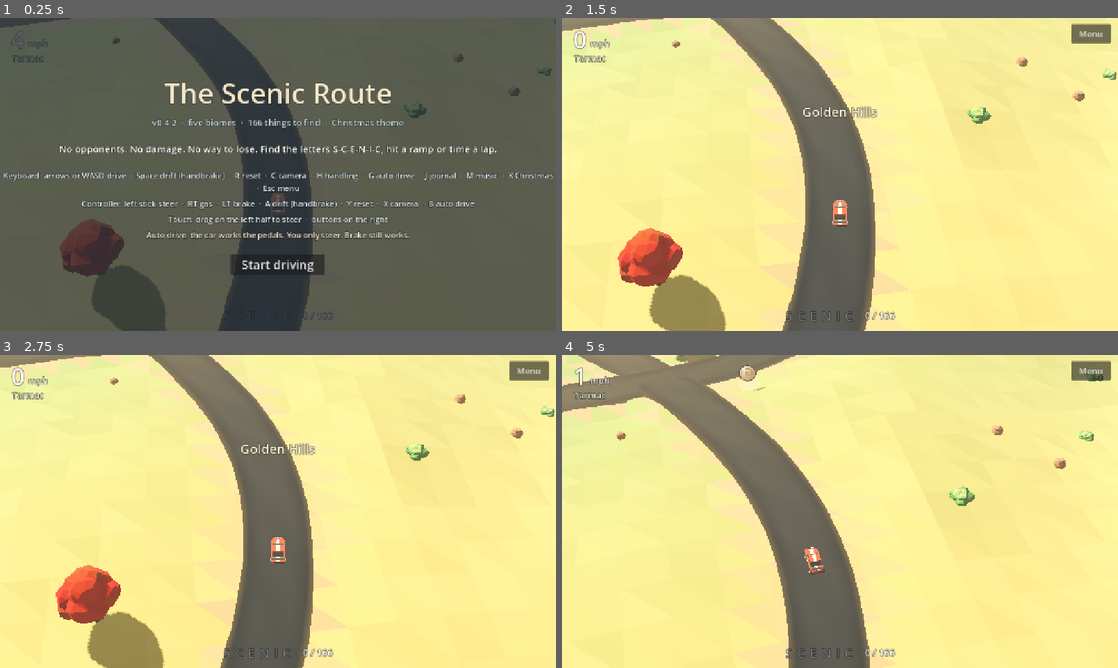
Above: before the commit, frames 1-4 (two rows, left to right).
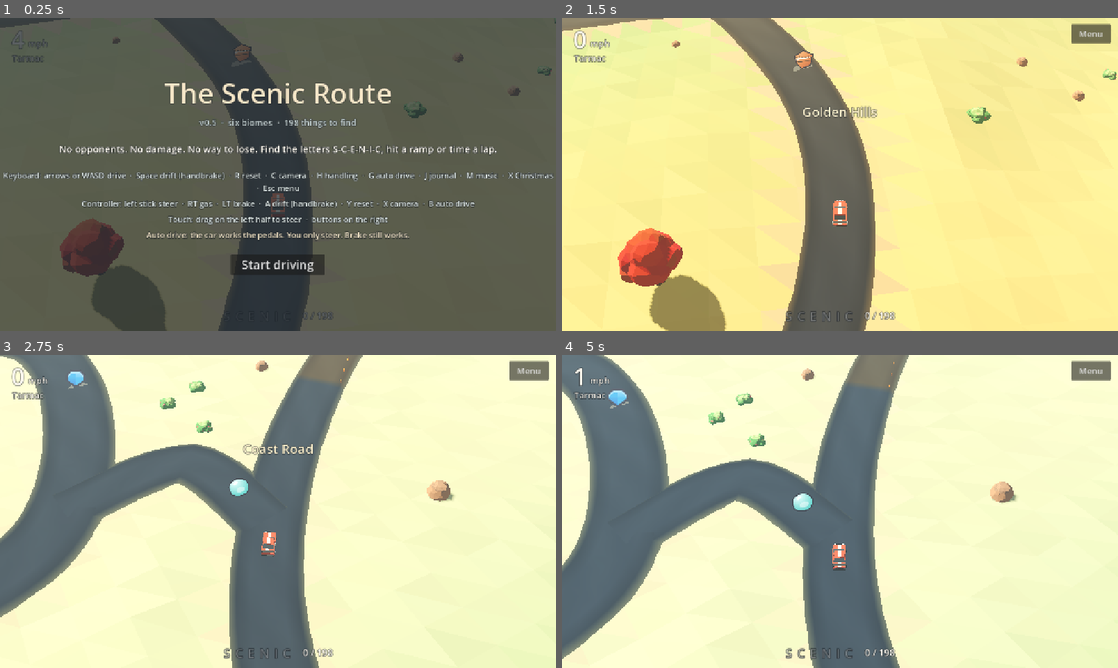
Above: after the commit, the same moments.

Repository: bclark10121-cloud/the-scenic-route
Game: Godot game, scene res://main.tscn
Two runs of this game, one before a commit and one after it. Both use one fixed random seed, a clock stepped at 60 frames per second and the inputs below.
Inputs (mouse positions are in pixels of both pictures, inside the frame that each line leads up to):
- Up to frame 1 (0.25 s): no input
- Up to frame 2 (1.5 s): click "Start driving" at 0.5 s; tap Enter (start) at 1.25 s; move the mouse to (962, 158) at 1.27 s; hold D (steer_right) from 1.28 s (still down); hold M (music) from 1.28 s (still down); click (962, 158) at 1.42 s
- Up to frame 3 (2.75 s): tap = (go_b6, bound only after the commit) at 1.55 s; release D (steer_right) at 2 s; release M (music) at 2 s; drag from (166, 527) to (250, 574) at 2.02 s
- Up to frame 4 (5 s): move the mouse to (895, 442) at 2.77 s; hold D (steer_right) 2.78-3.5 s; hold G (auto) 2.78-3.5 s; tap = (go_b6, bound only after the commit) at 3.05, 4.55 s; drag from (812, 574) to (673, 464) at 3.52 s; move the mouse to (1006, 558) at 4.27 s; hold A (steer_left) from 4.28 s (still down); hold W (gas) from 4.28 s (still down); tap R (reset) at 4.9 s

The runs differ from the first frame. In frame 1, 0.6% of the frame differs, in the area x 27-73%, y 8-96%; in frame 2, 0.2%; in frame 3, 95%; in frame 4, 98%, in the area x 0-100%, y 0-100%.

Commit message:
v0.5.0: Coast Road biome
Sixth biome on the west edge: sand, palms, a shore road, the sea, a lap
circuit, a Patch.gg song and 32 new finds (198) with Patch.gg pictures.

Co-Authored-By: Claude Fable 5.2 <noreply@anthropic.com>
Claude-Session: https://claude.ai/code/session_0117TTYBK9WeMkHugLJnrb6q

Diff:
--- a/data/finds.json
+++ b/data/finds.json
@@ -705,6 +705,166 @@
 "id": "p_campfire",
 "name": "Campfire",
 "biome": 4
+},
+{
+"id": "p_shell",
+"name": "Shell",
+"biome": 5
+},
+{
+"id": "p_fish",
+"name": "Fish",
+"biome": 5
+},
+{
+"id": "p_umbrella",
+"name": "Umbrella",
+"biome": 5
+},
+{
+"id": "p_ship",
+"name": "Ship",
+"biome": 5
+},
+{
+"id": "p_coin",
+"name": "Coin",
+"biome": 5
+},
+{
+"id": "p_gem",
+"name": "Gem",
+"biome": 5
+},
+{
+"id": "p_sun",
+"name": "Sun",
+"biome": 5
+},
+{
+"id": "p_whale",
+"name": "Whale",
+"biome": 5
+},
+{
+"id": "p_cherry",
+"name": "Cherry",
+"biome": 5
+},
+{
+"id": "p_cactus",
+"name": "Cactus",
+"biome": 5
+},
+{
+"id": "p_carrot",
+"name": "Carrot",
+"biome": 5
+},
+{
+"id": "p_sea_fishbrown",
+"name": "Fish Brown",
+"biome": 5
+},
+{
+"id": "p_sea_fishgreen",
+"name": "Fish Green",
+"biome": 5
+},
+{
+"id": "p_sea_fishgrey",
+"name": "Fish Grey",
+"biome": 5
+},
+{
+"id": "p_sea_fishgreylonga",
+"name": "Fish Grey Long A",
+"biome": 5
+},
+{
+"id": "p_sea_fishgreylongb",
+"name": "Fish Grey Long B",
+"biome": 5
+},
+{
+"id": "p_sea_fishorange",
+"name": "Fish Orange",
+"biome": 5
+},
+{
+"id": "p_sea_fishpink",
+"name": "Fish Pink",
+"biome": 5
+},
+{
+"id": "p_sea_fishred",
+"name": "Fish Red",
+"biome": 5
+},
+{
+"id": "p_sea_seaweedgrassa",
+"name": "Seaweed Grass A",
+"biome": 5
+},
+{
+"id": "p_sea_seaweedgrassb",
+"name": "Seaweed Grass B",
+"biome": 5
+},
+{
+"id": "p_sea_seaweedgreena",
+"name": "Seaweed Green A",
+"biome": 5
+},
+{
+"id": "p_sea_seaweedgreenb",
+"name": "Seaweed Green B",
+"biome": 5
+},
+{
+"id": "p_sea_seaweedgreenc",
+"name": "Seaweed Green C",
+"biome": 5
+},
+{
+"id": "p_sea_seaweedgreend",
+"name": "Seaweed Green D",
+"biome": 5
+},
+{
+"id": "p_sea_seaweedorangea",
+"name": "Seaweed Orange A",
+"biome": 5
+},
+{
+"id": "p_sea_seaweedorangeb",
+"name": "Seaweed Orange B",
+"biome": 5
+},
+{
+"id": "p_sea_seaweedpinka",
+"name": "Seaweed Pink A",
+"biome": 5
+},
+{
+"id": "p_sea_seaweedpinkb",
+"name": "Seaweed Pink B",
+"biome": 5
+},
+{
+"id": "p_sea_seaweedpinkc",
+"name": "Seaweed Pink C",
+"biome": 5
+},
+{
+"id": "p_sea_seaweedpinkd",
+"name": "Seaweed Pink D",
+"biome": 5
+},
+{
+"id": "p_sea_bubblec",
+"name": "Bubble C",
+"biome": 5
 }
 ]
 }
--- a/project.godot
+++ b/project.godot
@@ -3,7 +3,7 @@
 
 [application]
 config/name="The Scenic Route"
-config/version="0.4.2"
+config/version="0.5.0"
 run/main_scene="res://main.tscn"
 config/features=PackedStringArray("4.6", "GL Compatibility")
 config/icon="res://icon.png"
--- a/scripts/hud.gd
+++ b/scripts/hud.gd
@@ -133,7 +133,7 @@
 	box.alignment = BoxContainer.ALIGNMENT_CENTER
 	box.add_theme_constant_override("separation", 10)
 	box.add_child(_centered("The Scenic Route", 64, Color("f6e7c8")))
-	box.add_child(_centered("v0.4.2  ·  five biomes  ·  166 things to find  ·  Christmas theme", 20, Color("c9d6d6")))
+	box.add_child(_centered("v0.5  ·  six biomes  ·  198 things to find", 20, Color("c9d6d6")))
 	box.add_child(_centered(" ", 8, Color.WHITE))
 	box.add_child(_centered("No opponents. No damage. No way to lose. Find the letters S-C-E-N-I-C, hit a ramp or time a lap.", 22, Color("fffaf0")))
 	box.add_child(_centered(" ", 8, Color.WHITE))
--- a/scripts/main.gd
+++ b/scripts/main.gd
@@ -27,9 +27,11 @@
 		"bg": Color("f7dcb4"), "fog": Color("f3dcbd"), "amb": Color("e0c8aa"), "road": Car.GRAVEL, "off": Car.SAND, "rc": [Color("b9794a"), Color("a2673d")]},
 	{"name": "Autumn Woods", "music": "autumn", "g1": Color("b9853c"), "g2": Color("cb9c48"), "dry": Color("a6713a"), "shoulder": Color("9a7652"),
 		"bg": Color("f0d9b8"), "fog": Color("ecd6b6"), "amb": Color("d8c0a0"), "road": Car.GRAVEL, "off": Car.GRASS, "rc": [Color("d2b083"), Color("b6946a")]},
+	{"name": "Coast Road", "music": "coast", "g1": Color("cfc98e"), "g2": Color("b4c684"), "dry": Color("e6dcae"), "shoulder": Color("d6c796"),
+		"bg": Color("cde8ee"), "fog": Color("d4ebee"), "amb": Color("c0d6de"), "road": Car.TARMAC, "off": Car.SAND, "rc": [Color("6a7380"), Color("59616d")]},
 ]
-const BIOMES := 5
-const MAIN := 4         # the first roads are the main ones: loop, two across and the desert bend
+const BIOMES := 6
+const MAIN := 5         # the first roads are the main ones: loop, two across, the desert bend and the coast road
 const ROAD_BED := 0.3   # how far the ground is dug down under a road
 
 var H := PackedFloat32Array()   # heights, (N+1) x (N+1)
@@ -40,7 +42,7 @@
 var reach := PackedByteArray()  # coarse grid of ground the car can get to
 var finds: Array = []
 var found_ids := {}
-var biome_spot := [[0, 0], [0, 0], [0, 0], [0, 0], [0, 0]]
+var biome_spot := [[0, 0], [0, 0], [0, 0], [0, 0], [0, 0], [0, 0]]
 const ACH := [
 	["first", "First Find", "Find your first keepsake"], ["finds25", "Collector", "Find 25 things"], ["finds100", "Treasure Hunter", "Find 100 things"],
 	["letters", "S-C-E-N-I-C", "Find all six letters"], ["tour", "Grand Tour", "Visit every biome"], ["jump30", "Air Time", "Jump 30 feet"],
@@ -235,6 +237,7 @@
 	_key("xmas", [KEY_X], [])
 	_key("menu", [KEY_ESCAPE], [JOY_BUTTON_BACK])
 	_key("go_b5", [KEY_MINUS])
+	_key("go_b6", [KEY_EQUAL])
 	_key("go1", [KEY_1]); _key("go2", [KEY_2]); _key("go3", [KEY_3]); _key("go4", [KEY_4])
 	_key("go9", [KEY_9]); _key("go0", [KEY_0])
 	_key("go5", [KEY_5]); _key("go6", [KEY_6]); _key("go7", [KEY_7]); _key("go8", [KEY_8])
@@ -337,6 +340,9 @@
 		hud.toggle_menu()
 	elif e.is_action_pressed("xmas"):
 		toggle_xmas()
+	elif e.is_action_pressed("go_b6"):   # test key: to the sixth biome
+		resets += 1
+		_place_on_road(biome_spot[5][0], biome_spot[5][1])
 	elif e.is_action_pressed("go_b5"):   # test key: to the fifth biome
 		resets += 1
 		_place_on_road(biome_spot[4][0], biome_spot[4][1])
@@ -370,8 +376,9 @@
 	var ws := smoothstep(-150.0, -270.0, z + n)
 	var wd := smoothstep(400.0, 520.0, z + n)
 	var wa := (1.0 - ws - wd) * smoothstep(380.0, 500.0, x - n * 0.8)   # autumn woods in the east
-	var wp := (1.0 - ws - wd - wa) * smoothstep(70.0, -70.0, x + n * 0.8)
-	return PackedFloat32Array([wp, 1.0 - ws - wd - wa - wp, ws, wd, wa])
+	var wc := (1.0 - ws - wd) * smoothstep(-470.0, -590.0, x + n * 0.8)   # the coast in the west
+	var wp := (1.0 - ws - wd - wa - wc) * smoothstep(70.0, -70.0, x + n * 0.8)
+	return PackedFloat32Array([wp, 1.0 - ws - wd - wa - wc - wp, ws, wd, wa, wc])
 
 func biome_at(x: float, z: float) -> int:
 	var w := biome_w(x, z)
@@ -385,10 +392,10 @@
 	var w := biome_w(x, z)
 	var n := noise.get_noise_2d(x, z)
 	var d := noise2.get_noise_2d(x, z)
-	var h := w[4] * (n * 13.0 + 5.0 + d * 2.0) + w[0] * (n * 11.0 - 1.0 + d * 1.2) + w[1] * (n * 15.0 + 4.0 + d * 1.8) + w[2] * (n * 19.0 + 27.0 + d * 2.6) + w[3] * (n * 8.0 + 7.0 + absf(d) * 7.0)
+	var h := w[5] * (n * 5.0 + 2.6 + d - smoothstep(-690.0, -810.0, x) * 15.0) + w[4] * (n * 13.0 + 5.0 + d * 2.0) + w[0] * (n * 11.0 - 1.0 + d * 1.2) + w[1] * (n * 15.0 + 4.0 + d * 1.8) + w[2] * (n * 19.0 + 27.0 + d * 2.6) + w[3] * (n * 8.0 + 7.0 + absf(d) * 7.0)
 	var edge := maxf(absf(x), absf(z)) - (SIZE / 2.0 - 60.0)
 	if edge > 0.0:
-		h += edge * edge * 0.012   # hills ring the world
+		h += edge * edge * 0.012 * (1.0 - w[5])   # hills ring the world, except where the coast meets the sea
 	return h
 
 # ---------- roads ----------
@@ -452,8 +459,10 @@
 	_add_road(_catmull(PackedVector2Array([ctrl[13], Vector2(20, -300), Vector2(-30, -150), Vector2(15, -20), Vector2(-10, 130), Vector2(30, 290), ctrl[4]]), false), 3.8, false)
 	# a long bend out through the desert and back
 	_add_road(_catmull(PackedVector2Array([ctrl[3], Vector2(340, 570), Vector2(210, 700), Vector2(0, 745), Vector2(-220, 695), Vector2(-345, 570), ctrl[6]]), false), 3.8, false)
+	# out to the sea and along the shore
+	_add_road(_catmull(PackedVector2Array([ctrl[8], Vector2(-540, 230), Vector2(-640, 130), Vector2(-665, 0), Vector2(-630, -110), ctrl[10]]), false), 3.8, false)
 	# a lap circuit in each biome, with a short link road to the nearest main road
-	var centres := [Vector2(-200, 170), Vector2(210, 190), Vector2(0, -660), Vector2(0, 600), Vector2(672, 80)]
+	var centres := [Vector2(-200, 170), Vector2(210, 190), Vector2(0, -660), Vector2(0, 600), Vector2(672, 80), Vector2(-655, 300)]
 	for b in BIOMES:
 		var cc := PackedVector2Array()
 		for i in 10:
@@ -823,7 +832,7 @@
 		var solid := 0.0
 		var sc := Vector3.ONE
 		if roll < 0.06:
-			kind = ["rock", "rock_sand", "rock_ice", "rock_sand", "rock"][b]
+			kind = ["rock", "rock_sand", "rock_ice", "rock_sand", "rock", "rock_sand"][b]
 			var rs := lerpf(0.8, 2.4, s)
 			sc = Vector3(rs * 1.3, rs, rs * 1.3)
 			solid = rs * 0.72
@@ -836,7 +845,7 @@
 			sc = Vector3(bs * 1.4, bs, bs * 1.4)
 			solid = bs * 0.6
 		else:
-			var need: float = [-0.02, 0.3, 0.12, 0.2, -0.12][b]
+			var need: float = [-0.02, 0.3, 0.12, 0.2, -0.12, 0.22][b]
 			if not (wood > need or (rd < 18.0 and roll > 0.93)):
 				continue
 			if b == 0:
@@ -847,11 +856,15 @@
 				kind = "tree_pine_snow"
 			elif b == 3:
 				kind = "cactus"
+			elif b == 5:
+				kind = "palm"
 			else:
 				kind = "tree_autumn_gold" if pick < 0.42 else ("tree_autumn_red" if pick < 0.84 else "tree_leafy")
 			var ts := lerpf(6.5, 10.5, s) if kind.begins_with("tree_pine") else (lerpf(3.2, 5.6, s) if kind == "cactus" else lerpf(5.5, 8.5, s))
+			if kind == "palm":
+				ts = lerpf(6.0, 9.0, s)
 			sc = Vector3(ts, ts, ts)
-			solid = 0.5 if kind == "cactus" else ts * 0.17   # wide enough that the car stops at the branches
+			solid = 0.5 if (kind == "cactus" or kind == "palm") else ts * 0.17   # wide enough that the car stops at the branches
 			y -= 0.15
 			tree_count += 1
 		var ck := Vector2i(floori(x / CHUNK), floori(z / CHUNK))
@@ -864,7 +877,7 @@
 				bodies[ck] = StaticBody3D.new()
 				add_child(bodies[ck])
 			var cs := CollisionShape3D.new()
-			if kind.begins_with("tree") or kind == "cactus":
+			if kind.begins_with("tree") or kind == "cactus" or kind == "palm":
 				var tr := CylinderShape3D.new()
 				tr.radius = solid
 				tr.height = 5.0
@@ -886,7 +899,7 @@
 	var cactus_mat := StandardMaterial3D.new()
 	cactus_mat.albedo_color = Color("5c9c5e")
 	cactus_mat.roughness = 1.0
-	var meshes := {"cactus": _cactus_mesh()}
+	var meshes := {"cactus": _cactus_mesh(), "palm": _palm_mesh()}
 	for gk in groups:
 		var kind: String = gk.split("|")[0]
 		if not meshes.has(kind):
@@ -903,7 +916,7 @@
 			mm.set_instance_transform(i, list[i])
 		var mmi := MultiMeshInstance3D.new()
 		mmi.multimesh = mm
-		mmi.material_override = cactus_mat if kind == "cactus" else mat
+		mmi.material_override = cactus_mat if (kind == "cactus" or kind == "palm") else mat
 		if kind == "bush" or fast:
 			mmi.cast_shadow = GeometryInstance3D.SHADOW_CASTING_SETTING_OFF
 		add_child(mmi)
@@ -955,6 +968,20 @@
 		var cm := CylinderMesh.new()
 		cm.top_radius = part[1]; cm.bottom_radius = part[1]; cm.height = part[2]; cm.radial_segments = 7; cm.rings = 1
 		st.append_from(cm, 0, Transform3D(Basis(Vector3(0, 0, 1), part[3]), part[0]))
+	return st.commit()
+
+## A palm, one unit tall: a thin trunk and a crown of drooping fronds.
+func _palm_mesh() -> Mesh:
+	var st := SurfaceTool.new()
+	st.begin(Mesh.PRIMITIVE_TRIANGLES)
+	var trunk := CylinderMesh.new()
+	trunk.top_radius = 0.025; trunk.bottom_radius = 0.045; trunk.height = 0.9; trunk.radial_segments = 6; trunk.rings = 1
+	st.append_from(trunk, 0, Transform3D(Basis(), Vector3(0, 0.45, 0)))
+	for k in 7:
+		var frond := BoxMesh.new()
+		frond.size = Vector3(0.11, 0.02, 0.42)
+		var b := Basis(Vector3.UP, k / 7.0 * TAU) * Basis(Vector3(1, 0, 0), 0.45)
+		st.append_from(frond, 0, Transform3D(b, Vector3(0, 0.9, 0) + b * Vector3(0, 0, 0.2)))
 	return st.commit()
 
 func _tri(st: SurfaceTool, a: Vector3, b: Vector3, c: Vector3, mid: Vector3, col: Color) -> void:
@@ -1816,7 +1843,7 @@
 		_bt = 0.0
 
 func _reach_report(ms: int) -> void:
-	var per := [0, 0, 0, 0, 0]
+	var per := [0, 0, 0, 0, 0, 0]
 	var bad := 0
 	var on_road := 0
 	for fd in finds:
Not shown, added: audio/coast.ogg.import
Binary file changed: docs/shot-pine.jpg
Not shown, changed: export_presets.cfg
Binary file added: icons/p_cactus.png
Not shown, added: icons/p_cactus.png.import
Binary file added: icons/p_carrot.png
Not shown, added: icons/p_carrot.png.import
Binary file added: icons/p_cherry.png
Not shown, added: icons/p_cherry.png.import
Binary file added: icons/p_coin.png
Not shown, added: icons/p_coin.png.import
Binary file added: icons/p_fish.png
(and 64 more such lines)
